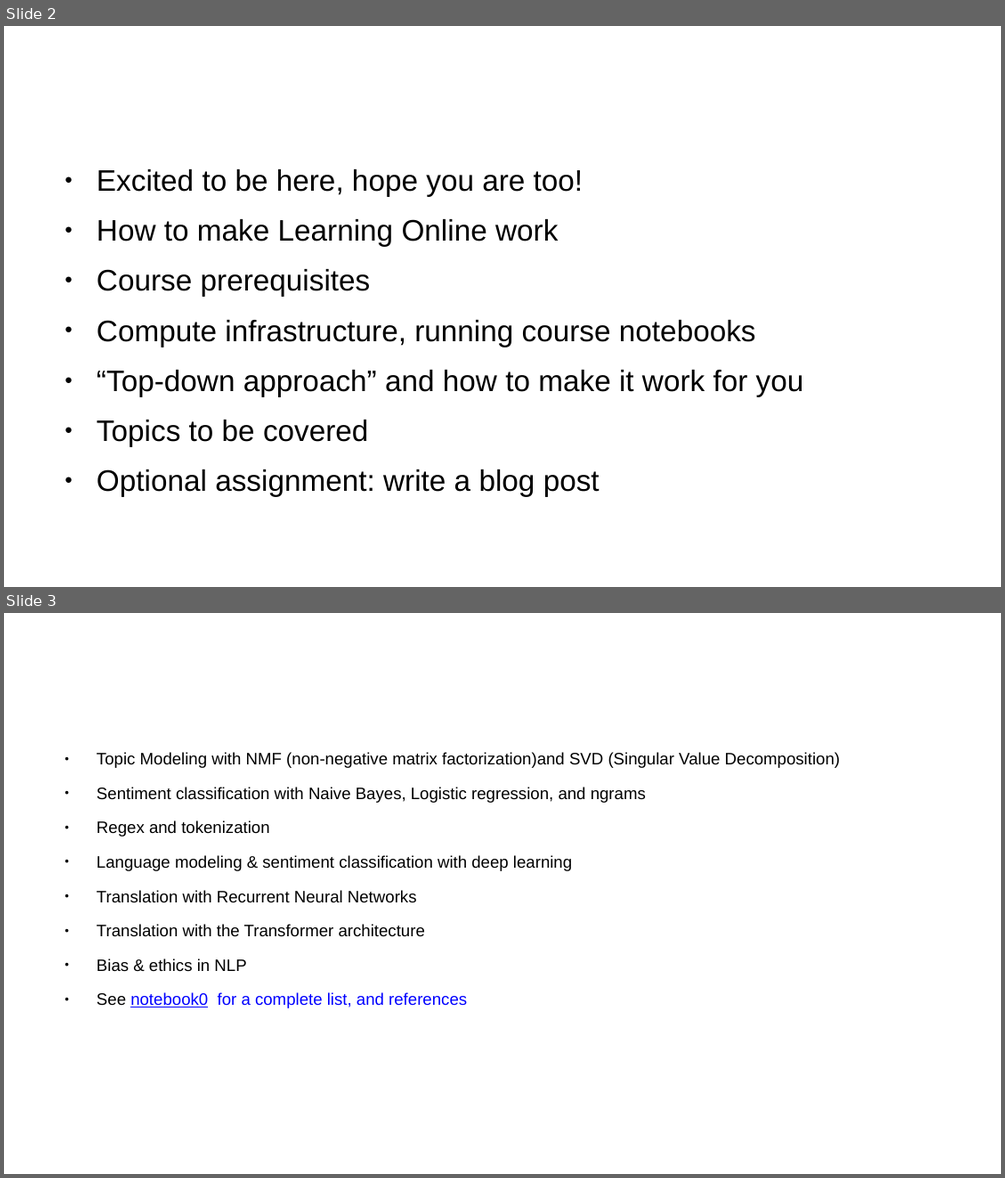
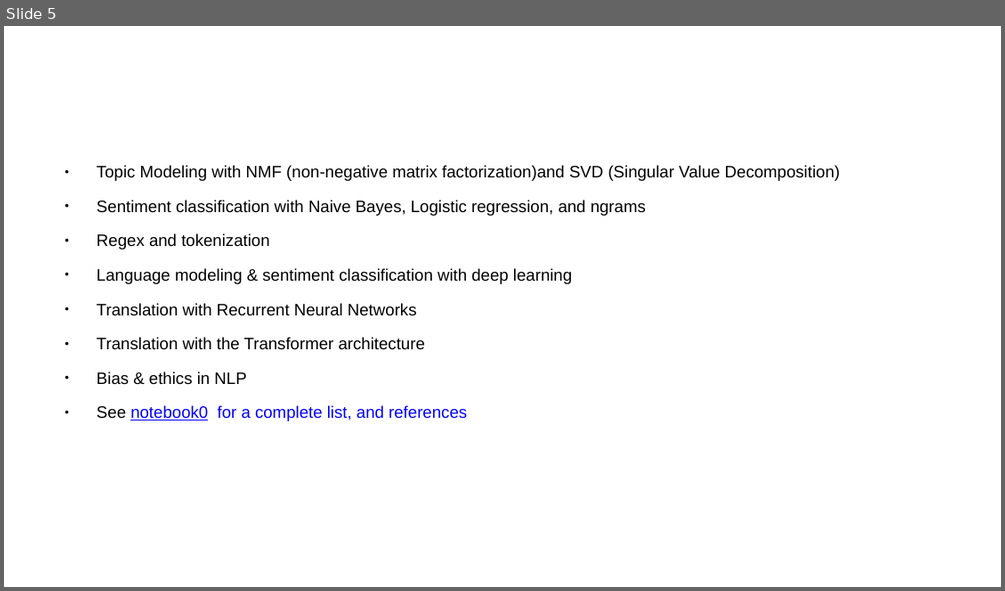
Before and after one commit to jcatanza/Fastai-A-Code-First-Introduction-To-Natural-Language-Processing-TWiML-Study-Group, a slide deck: meetup_21dec2019.pptx. Shown one above the other, each under a label of ours: slides 2 and 3 before the commit, slide 5 after it. The pictures are 1005x1178 and 1005x591 pixels, drawn with LibreOffice and Linux fonts; fonts in the diff are those of the drawing; background and template pictures are left out. Boxes give left, top, right and bottom in pixels: in the first picture for what was removed or moved away, otherwise in the second. Text is boxed around its words. In the diff, an @@ line names an element or a change of style, - is before the commit and + after.

```diff
--- a/meetup_21dec2019.pptx
+++ b/meetup_21dec2019.pptx
@@ slide 2 removed at (x1=4, y1=26, x2=1001, y2=587), background #FFFFFF @@
@@ text removed at (x1=54, y1=67, x2=748, y2=121) @@
-Overview
@@ text removed at (x1=97, y1=169, x2=804, y2=497) @@
-● Excited to be here, hope you are too!
-● How to make Learning Online work
-● Course prerequisites
-● Compute infrastructure, running course notebooks
-● “Top-down approach” and how to make it work for you
-● Topics to be covered
-● Optional assignment: write a blog post
@@ what was slide 3 is now slide 5 @@
```
Also in this commit, not shown: 1 slide changed, 9 slides added, 1 other slide removed, 2 other files.
